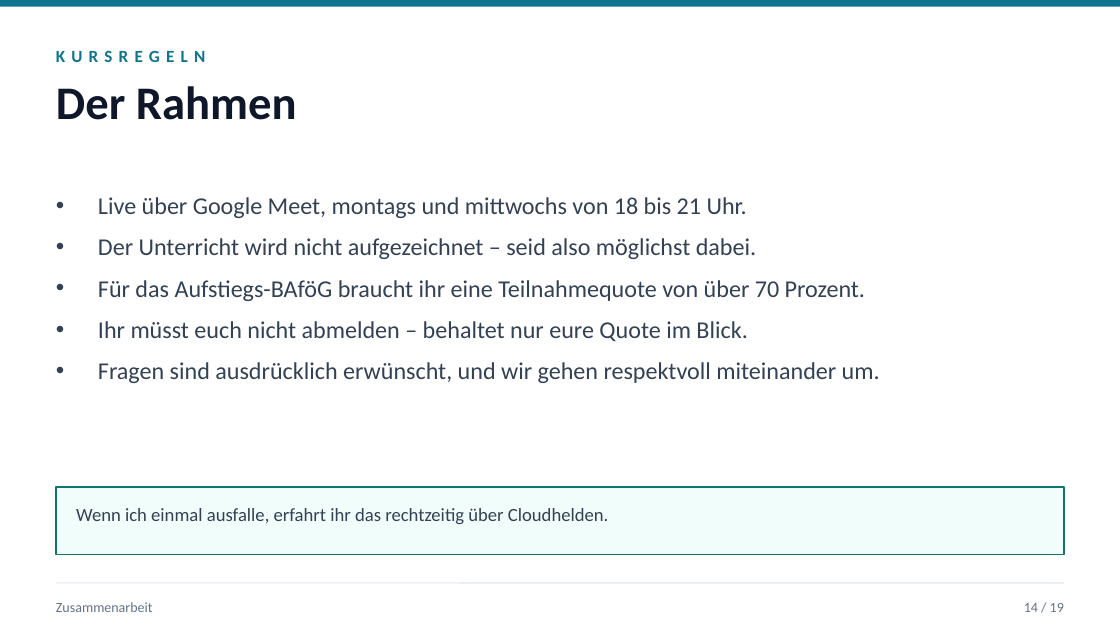
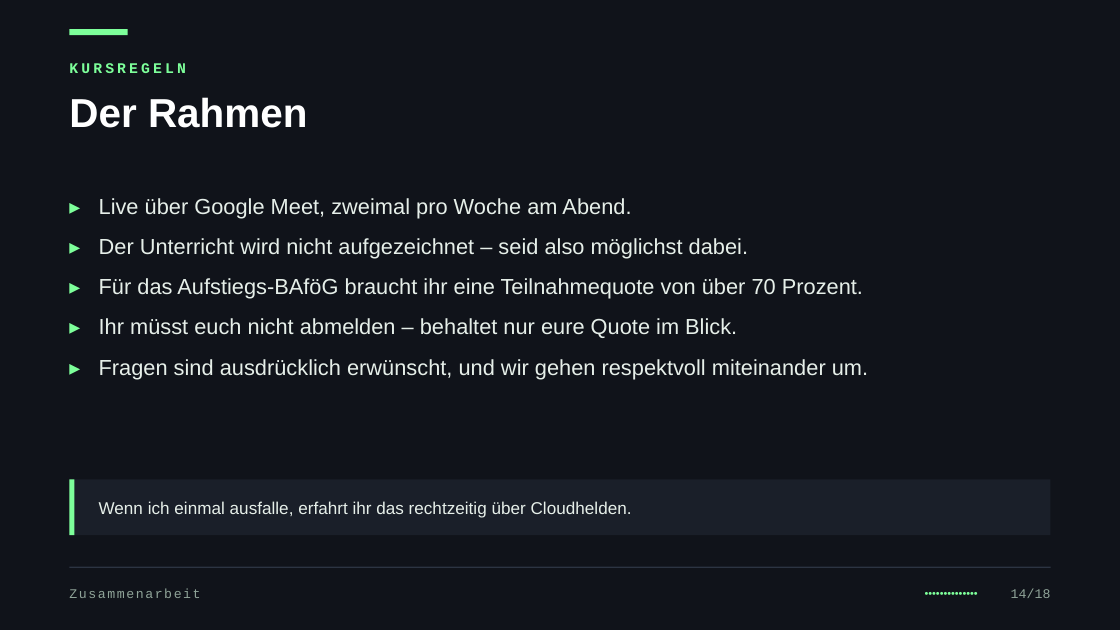
Before and after one commit to JacobMenge/kurs-unterlagen, a slide deck: slide 18 of folien/dist/00-orientierung.pptx. Drawn at 1120x630 pixels with LibreOffice and Linux fonts; fonts in the diff are those of the drawing. Boxes give left, top, right and bottom in pixels: in the first picture for what was removed or moved away, otherwise in the second. Text is boxed around its words. In the diff, an @@ line names an element or a change of style, - is before the commit and + after.

Commit message:
folien: dunkles design im terminal-look, themenfarben, kennzahlen und kapiteltrenner

```diff
--- a/folien/dist/00-orientierung.pptx
+++ b/folien/dist/00-orientierung.pptx
@@ background #FFFFFF to #10131A @@
@@ rectangle removed at bbox=[0, 0, 1120, 7] @@
@@ rectangle added at bbox=[69, 29, 128, 36], fill #7DFF9A @@
@@ text "KURSREGELN": place and size @@
-text "KURSREGELN" at bbox=[56, 50, 205, 62]
+text "KURSREGELN" at bbox=[69, 63, 186, 73]
@@ text "KURSREGELN" at bbox=[69, 63, 186, 73]: size 11 to 9.5 pt, font Calibri to Courier New, text colour #0E7490 to #7DFF9A, letter spacing 4 to 2 pt @@
@@ text "Der Rahmen": place and size @@
-text "Der Rahmen" at bbox=[56, 86, 297, 120]
+text "Der Rahmen" at bbox=[69, 97, 308, 128]
@@ text "Der Rahmen" at bbox=[69, 97, 308, 128]: size 30 to 26 pt, font Calibri to Arial, text colour #0F172A to #FFFFFF @@
@@ text at bbox=[99, 198, 868, 379]: text changed; size 15.5 to 14 pt; font Calibri to Arial; text colour #334155 to #E6EFE9 @@
-• Live über Google Meet, montags und mittwochs von 18 bis 21 Uhr.
-• Der Unterricht wird nicht aufgezeichnet – seid also möglichst dabei.
-• Für das Aufstiegs-BAföG braucht ihr eine Teilnahmequote von über 70 Prozent.
-• Ihr müsst euch nicht abmelden – behaltet nur eure Quote im Blick.
-• Fragen sind ausdrücklich erwünscht, und wir gehen respektvoll miteinander um.
+▸ Live über Google Meet, zweimal pro Woche am Abend.
+▸ Der Unterricht wird nicht aufgezeichnet – seid also möglichst dabei.
+▸ Für das Aufstiegs-BAföG braucht ihr eine Teilnahmequote von über 70 Prozent.
+▸ Ihr müsst euch nicht abmelden – behaltet nur eure Quote im Blick.
+▸ Fragen sind ausdrücklich erwünscht, und wir gehen respektvoll miteinander um.
@@ rectangle: place and size @@
-rectangle at bbox=[56, 487, 1064, 554]
+rectangle at bbox=[69, 479, 1051, 535]
@@ rectangle at bbox=[69, 479, 1051, 535]: fill #F0FDFA to #1A1F29; outline #0F766E 1 pt to none @@
@@ rectangle added at bbox=[69, 479, 74, 535], fill #7DFF9A @@
@@ text "Wenn ich einmal ausfalle, erfahrt ...": place and size @@
-text "Wenn ich einmal ausfalle, erfahrt ..." at bbox=[76, 508, 608, 524]
+text "Wenn ich einmal ausfalle, erfahrt ..." at bbox=[99, 501, 632, 518]
@@ text "Wenn ich einmal ausfalle, erfahrt ..." at bbox=[99, 501, 632, 518]: size 12 to 11 pt, font Calibri to Arial, text colour #334155 to #E6EFE9 @@
@@ line moved from (56, 584) - (1064, 584) to (69, 568) - (1051, 568) @@
@@ line (69, 568) - (1051, 568): stroke #E2E8F0 0.75 pt to #2C3442 0.75 pt @@
@@ text "Zusammenarbeit": place and size @@
-text "Zusammenarbeit" at bbox=[56, 602, 153, 612]
+text "Zusammenarbeit" at bbox=[69, 588, 200, 598]
@@ text "Zusammenarbeit" at bbox=[69, 588, 200, 598]: size 9 to 8.5 pt, font Calibri to Courier New, text colour #64748B to #8FA398, letter spacing 0 to 1 pt @@
@@ text added at bbox=[698, 579, 978, 608], 7 pt, text #7DFF9A @@
+••••••••••••••
@@ text at bbox=[1011, 588, 1051, 598]: text changed; size 9 to 8.5 pt; font Calibri to Courier New; text colour #64748B to #8FA398 @@
-14 / 19
+14/18
```
Also in this commit, not shown: 22 other slides changed, 11 other files.
